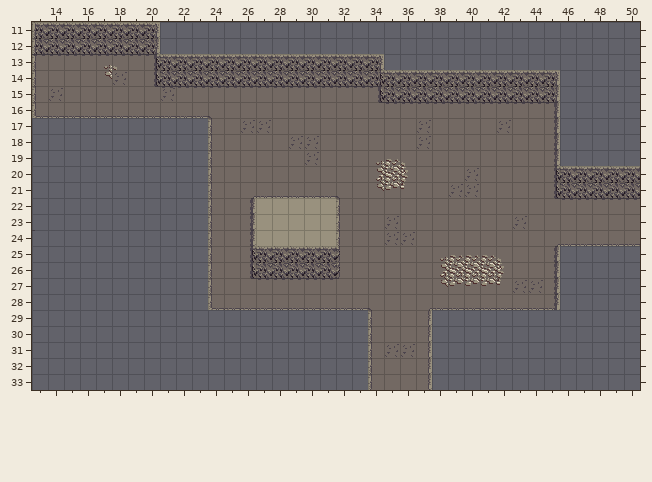
Tiled map -- assets/untitled.tmx. The picture above was drawn from the file before the commit.
Cells are 16x16 px. Shown: x 13..50, y 11..33.
The result:
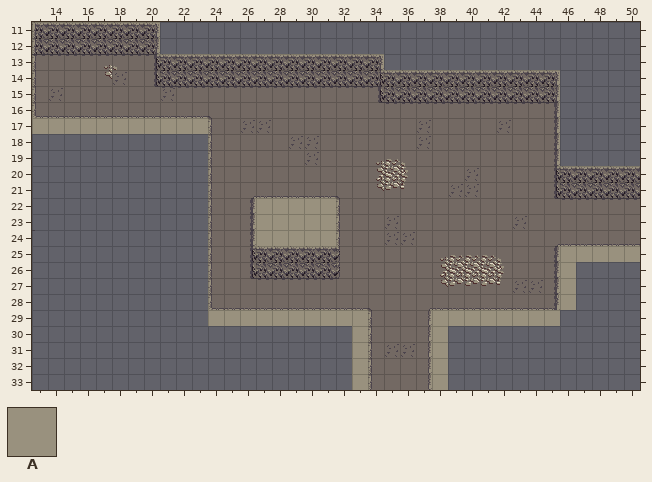
Key: from "tileset": A 12.
_ is an empty cell.
From old to new:
Layer "walls1":
There is now tile A in row 17 at x 13 to 23; in row 25 at x 46 to 50; in rows 26 to 28 at x 46; in row 29 at x 24 to 33 and 38 to 45; in rows 30 to 33 at x 33 and 38.
Where, in picture pixels (left, top, right, bottom), the same in both pictures:
added: (32, 118, 208, 134)
added: (432, 246, 640, 390)
added: (208, 310, 368, 390)
